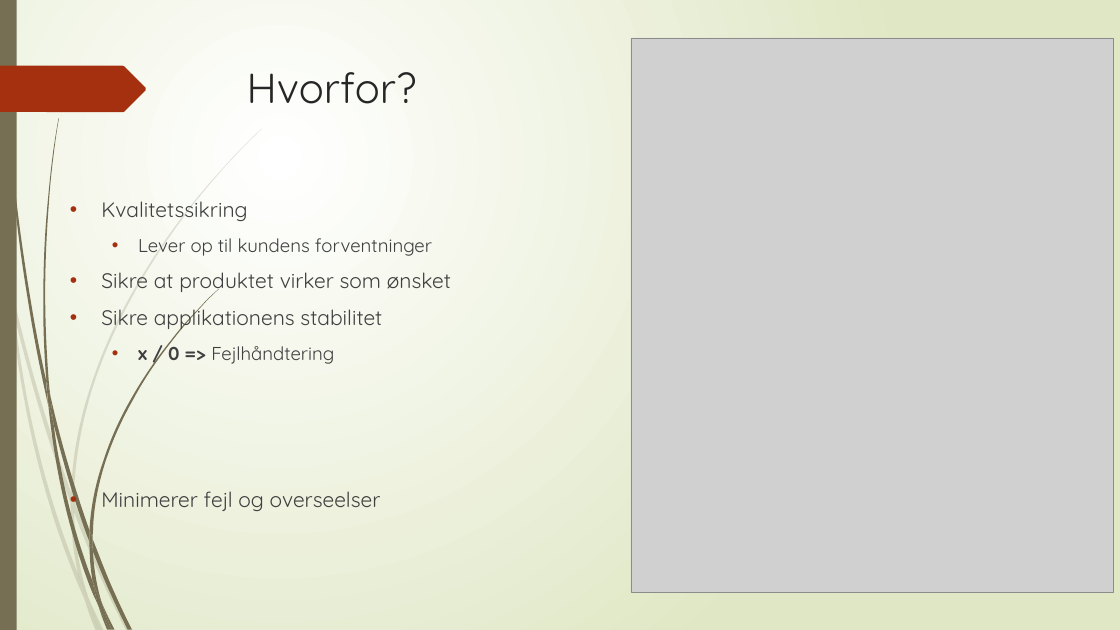
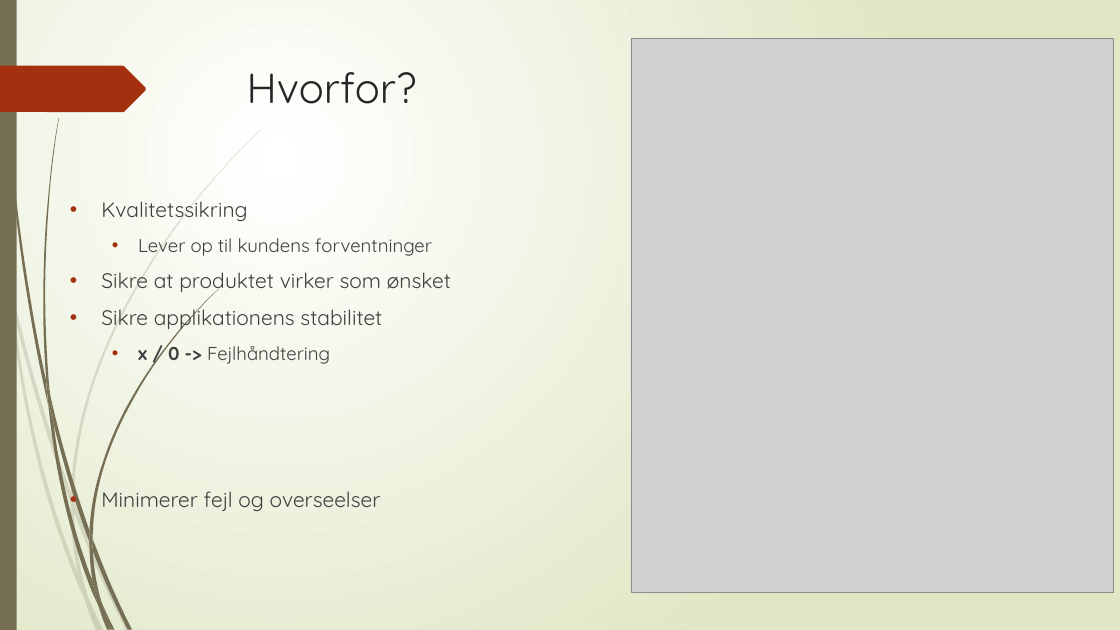
Before and after one commit to andr4376/ProgramEzamn, a slide deck: slide 2 of test og kvalitetssikring/TestOgKvalitetssikringEksamen.pptx. Drawn at 1120x630 pixels with LibreOffice and Linux fonts; fonts in the diff are those of the drawing; grey boxes stand for pictures. Boxes give left, top, right and bottom in pixels: in the first picture for what was removed or moved away, otherwise in the second. Text is boxed around its words. In the diff, an @@ line names an element or a change of style, - is before the commit and + after.

```diff
--- a/test og kvalitetssikring/TestOgKvalitetssikringEksamen.pptx
+++ b/test og kvalitetssikring/TestOgKvalitetssikringEksamen.pptx
@@ text at (x1=138, y1=340, x2=330, y2=364): text changed @@
-  • x / 0 => Fejlhåndtering
+  • x / 0 -> Fejlhåndtering
```
Also in this commit, not shown: 1 other slide changed, 1 slide added, 17 other files.
